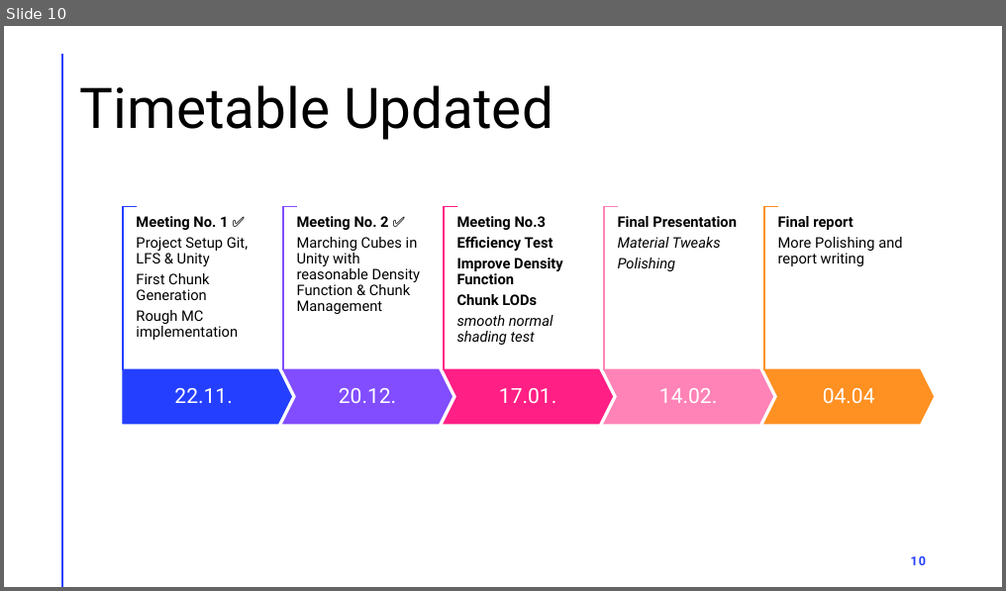
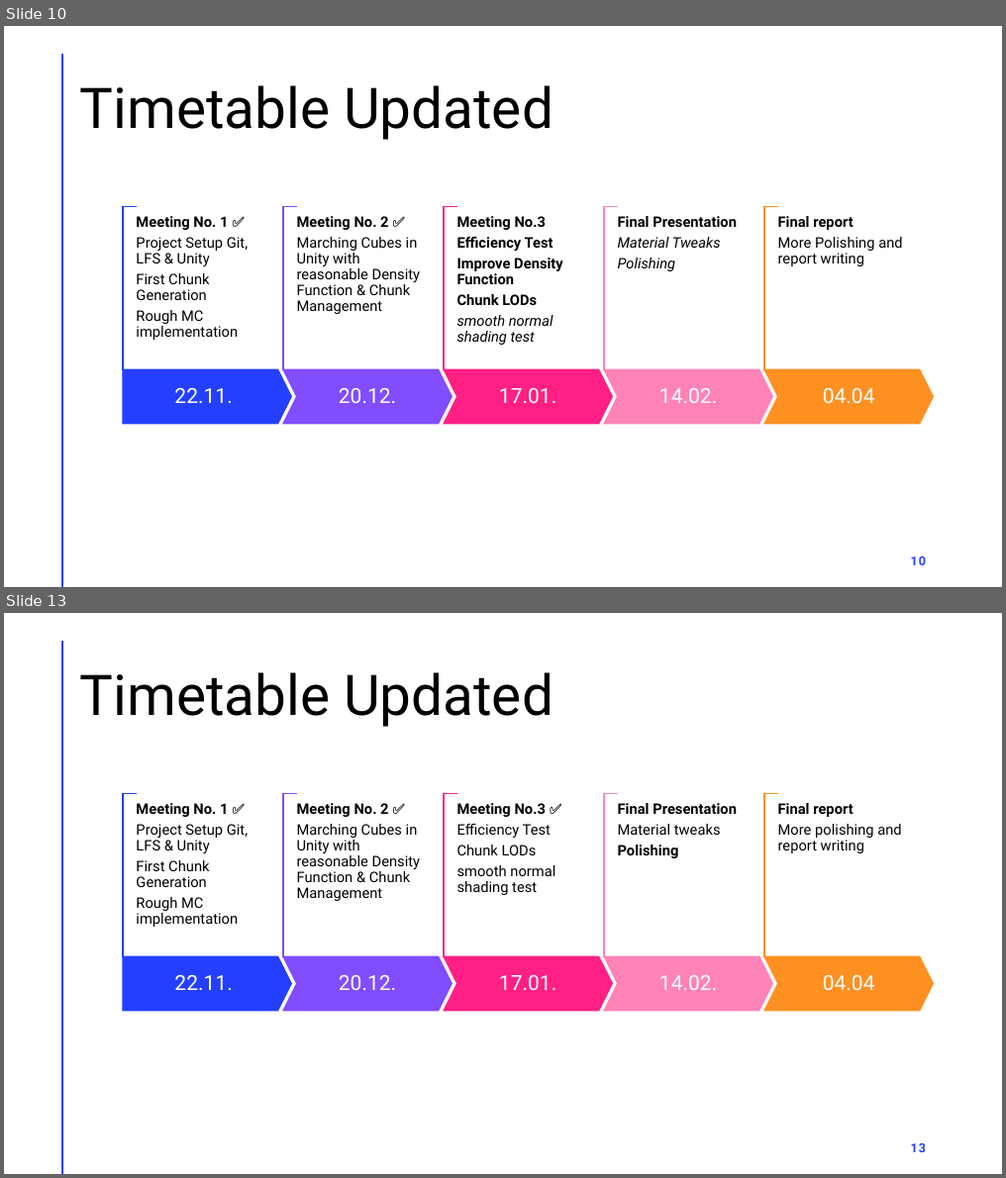
Before and after one commit to je-lehmann/cg_terrain_generator, a slide deck: Computergrafik Praktikum.pptx. Shown one above the other, each under a label of ours: slide 10 before the commit, slides 10 and 13 after it; the slides between them are not shown. The pictures are 1006x591 and 1006x1178 pixels, drawn with LibreOffice and Linux fonts; fonts in the diff are those of the drawing. Boxes give left, top, right and bottom in pixels: in the first picture for what was removed or moved away, otherwise in the second. Text is boxed around its words. In the diff, an @@ line names an element or a change of style, - is before the commit and + after.

```diff
--- a/Computergrafik Praktikum.pptx
+++ b/Computergrafik Praktikum.pptx
@@ slide 13 added at (4,613,1002,1174), background #FFFFFF; not listed: 1 template element that a slide beside it also shows @@
@@ title added at (80,672,553,727), 54 pt, text #000000 @@
+Timetable Updated
@@ group added at (123,794,934,1011): 10 texts, 5 corners, 4 chevrons, 1 pentagon arrow @@
+22.11.
+Meeting No. 1 ✅
+Project Setup Git, LFS & Unity
+First Chunk Generation
+Rough MC implementation
+20.12.
+Meeting No. 2 ✅
+Marching Cubes in Unity with reasonable Density Function & Chunk Management
+17.01.
+Meeting No.3 ✅
+Efficiency Test
+Chunk LODs
+smooth normal shading test
+14.02.
+Final Presentation
+Material tweaks
+Polishing
+04.04
+Final report
+More polishing and report writing
@@ page number added at (911,1144,926,1153), 12 pt, text #243FFF, bold @@
+13
```
Also in this commit, not shown: 2 other slides added, 2 other files.
